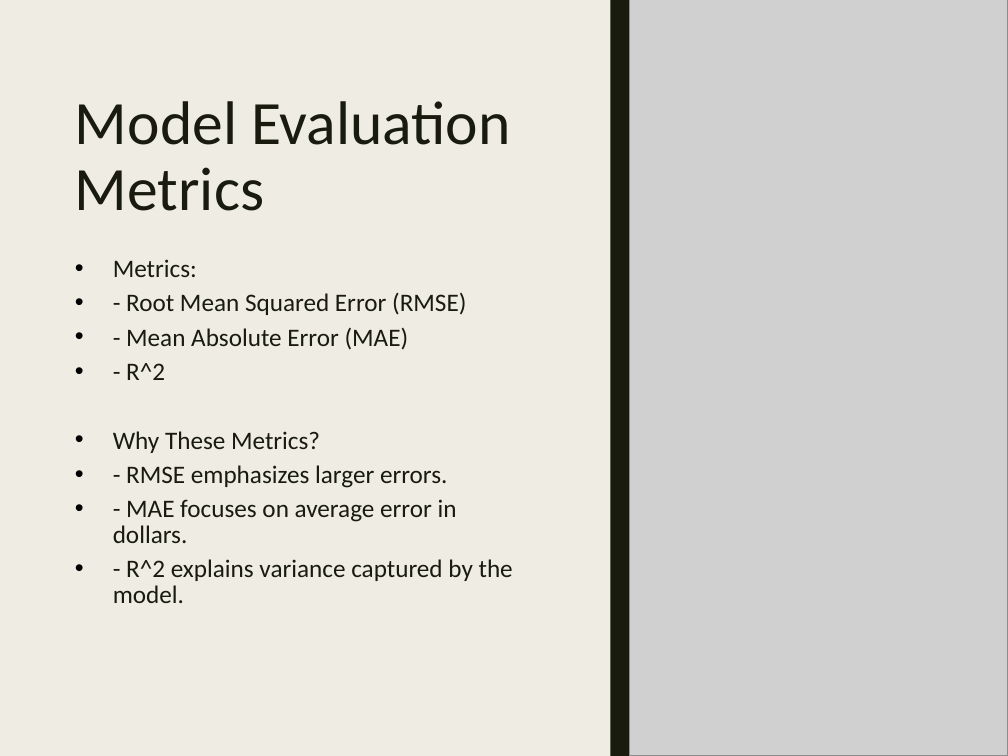
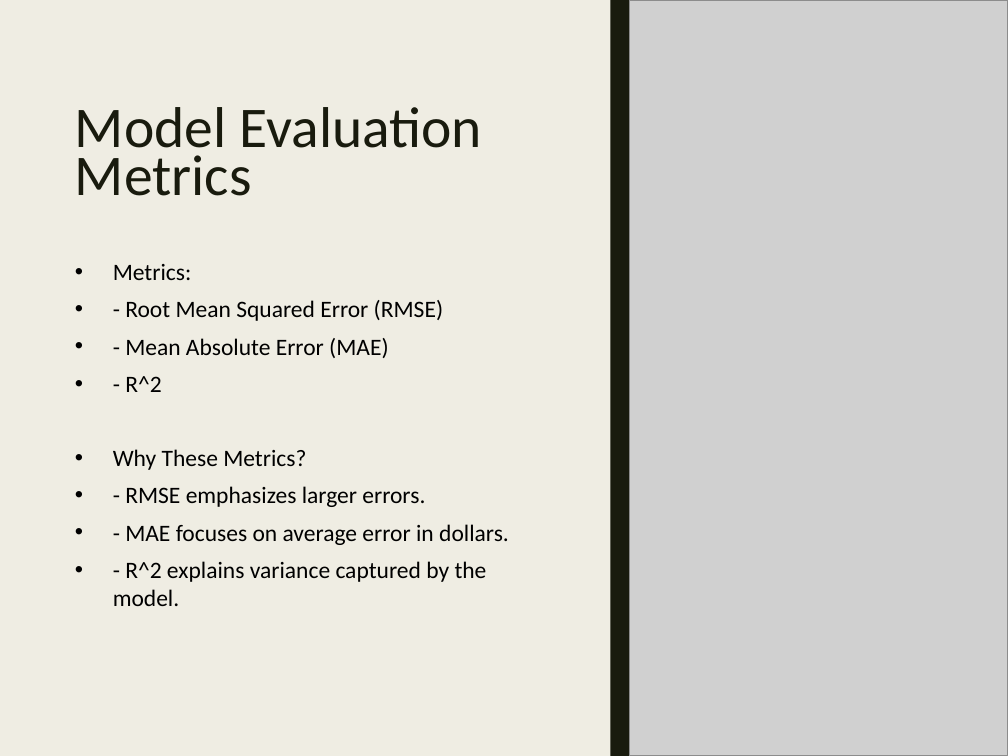
Before and after one commit to ClaensData95/LHL-Midterm-Project, a slide deck: slide 4 of Data-Science-Mdterm-Project.pptx. Drawn at 1008x756 pixels with LibreOffice and Linux fonts; fonts in the diff are those of the drawing; grey boxes stand for pictures. Boxes give left, top, right and bottom in pixels: in the first picture for what was removed or moved away, otherwise in the second. Text is boxed around its words. In the diff, an @@ line names an element or a change of style, - is before the commit and + after.

```diff
--- a/Data-Science-Mdterm-Project.pptx
+++ b/Data-Science-Mdterm-Project.pptx
@@ title "Model Evaluation Metrics" at bbox=[75, 107, 482, 196]: size 44 to 41.1 pt; line spacing 0.89 to 0.69 @@
@@ text "Metrics:" at bbox=[113, 264, 509, 606]: size 18 to 16.8 pt, text colour #191B0E to #000000; line spacing 0.84 to 1; less space between paragraphs @@
```
Also in this commit, not shown: 8 other slides changed, 1 other file.
